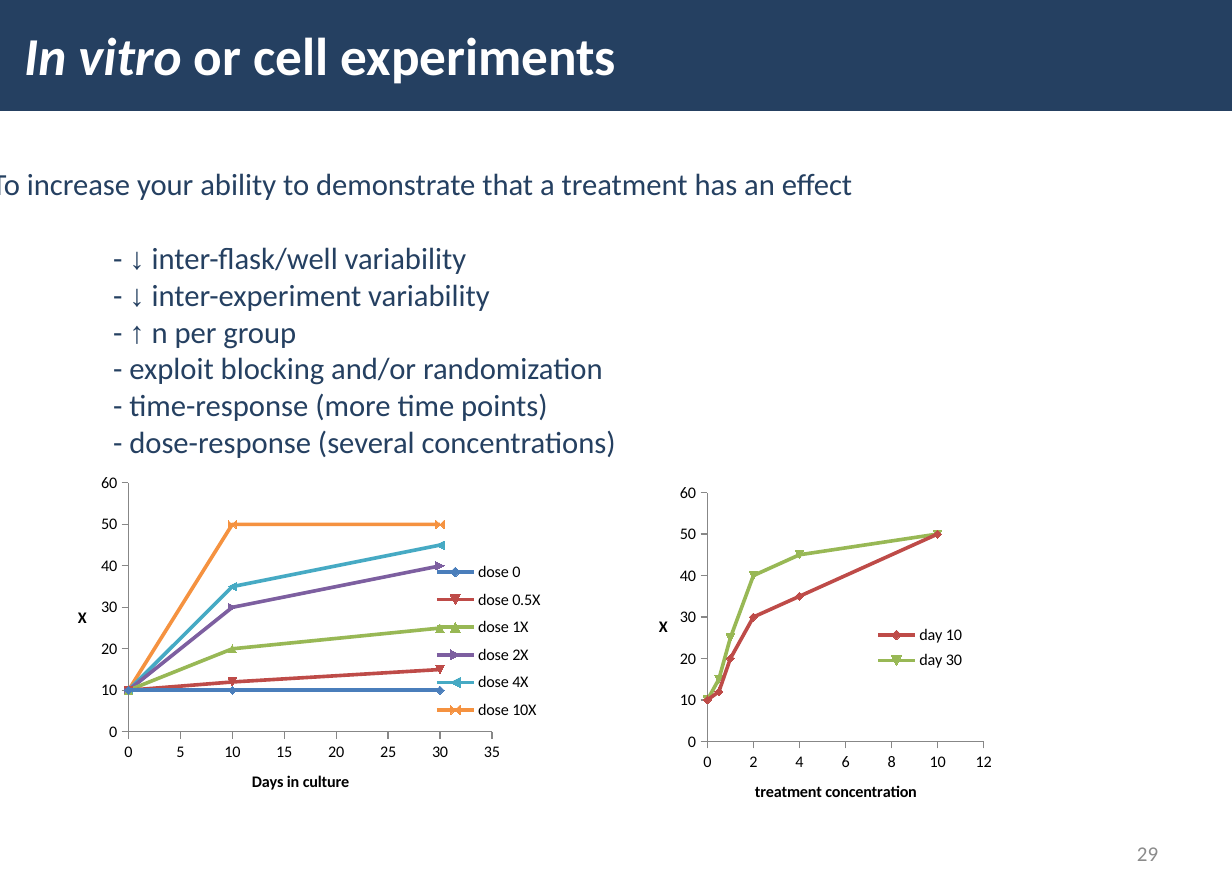
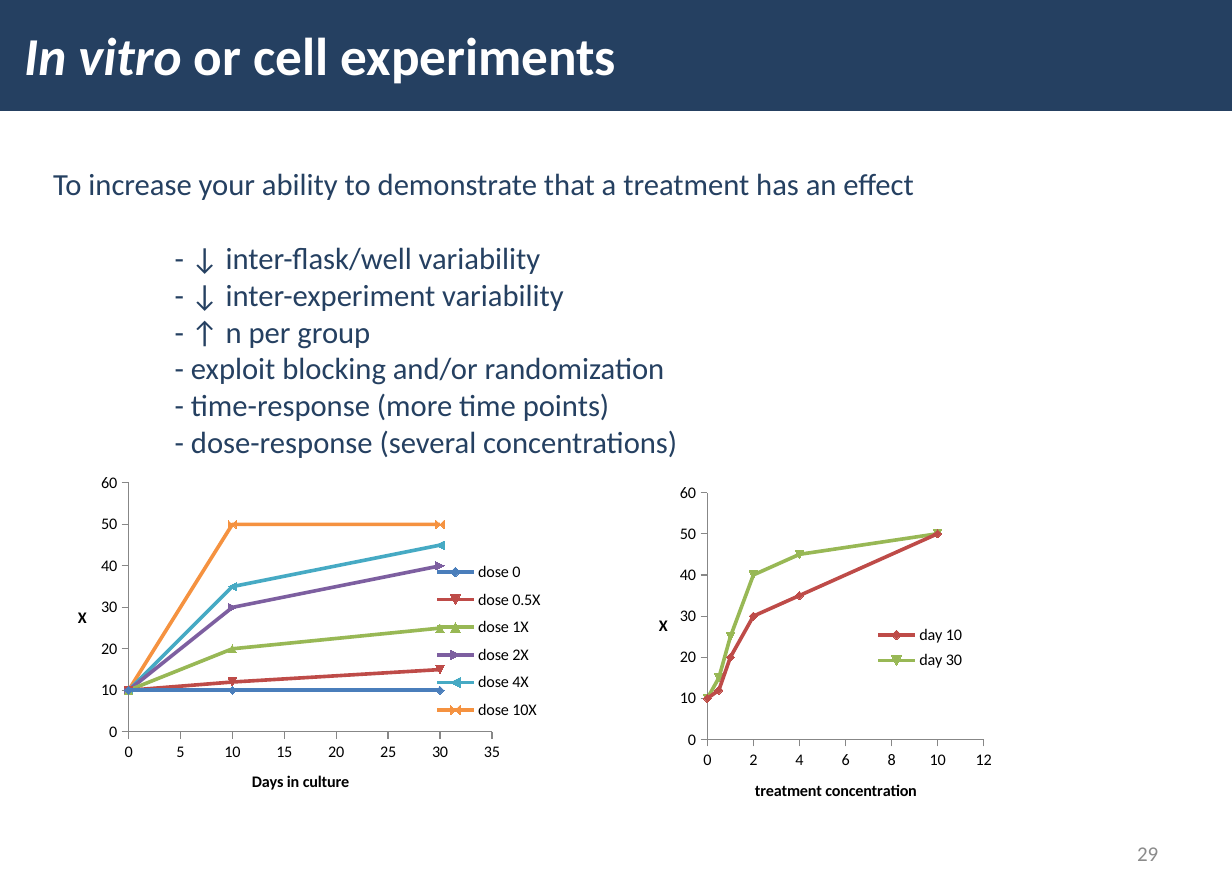
Before and after one commit to UBC-PATH/PATH548L-2026, a slide deck: slide 29 of slides/Module 7 PATH 548L 2026 - study design considerations.pptx. Drawn at 1232x895 pixels with LibreOffice and Linux fonts; fonts in the diff are those of the drawing. Boxes give left, top, right and bottom in pixels: in the first picture for what was removed or moved away, otherwise in the second. Text is boxed around its words. In the diff, an @@ line names an element or a change of style, - is before the commit and + after.

```diff
--- a/slides/Module 7 PATH 548L 2026 - study design considerations.pptx
+++ b/slides/Module 7 PATH 548L 2026 - study design considerations.pptx
@@ text "To increase your ability to ...": place and size @@
-text "To increase your ability to ..." at [0,173,852,458]
+text "To increase your ability to ..." at [53,173,913,458]
@@ text at [226,247,564,349]: font Arial to Calibri in "↓", "↓", "↑" @@
@@ scatter lines chart at [55,467,636,816] @@
@@ colour of dose 0 #4A7EBB to #4F81BD @@
@@ colour of dose 0.5X #BE4B48 to #C0504D @@
@@ colour of dose 1X #98B855 to #9BBB59 @@
@@ colour of dose 2X #7D5FA0 to #8064A2 @@
@@ colour of dose 4X #46AAC4 to #4BACC6 @@
@@ colour of dose 10X #F59240 to #F79646 @@
@@ legend changed @@
@@ category axis changed @@
@@ value axis changed @@
@@ scatter lines chart at [636,477,1105,825] @@
@@ colour of day 10 #BE4B48 to #C0504D @@
@@ colour of day 30 #98B855 to #9BBB59 @@
@@ legend changed @@
@@ category axis changed @@
@@ value axis changed @@
```
Also in this commit, not shown: 42 other slides changed, 5 other files.
